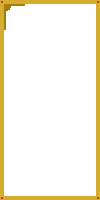
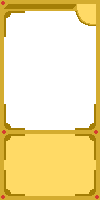
Two versions of the same layered image (100×200). Layer-by-layer changes:
painted on "Capa de pintura 1" over [1, 1, 99, 199]
